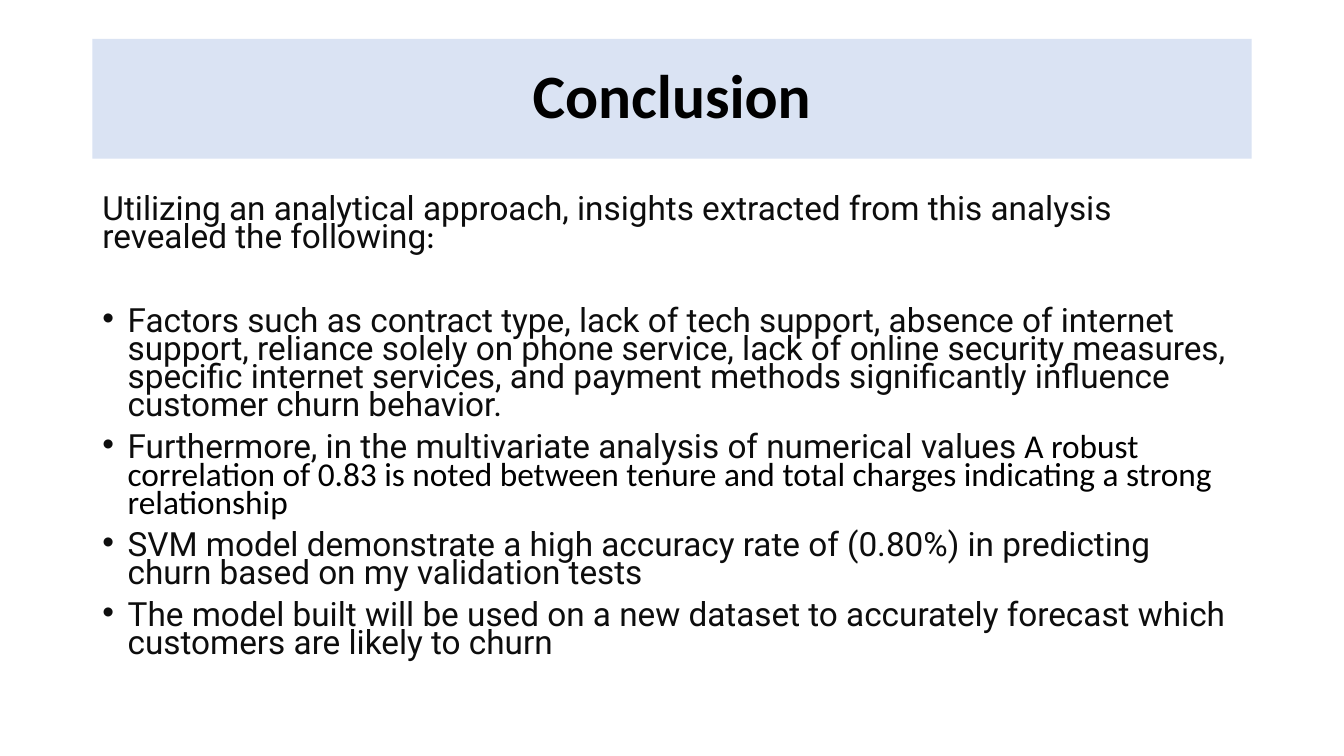
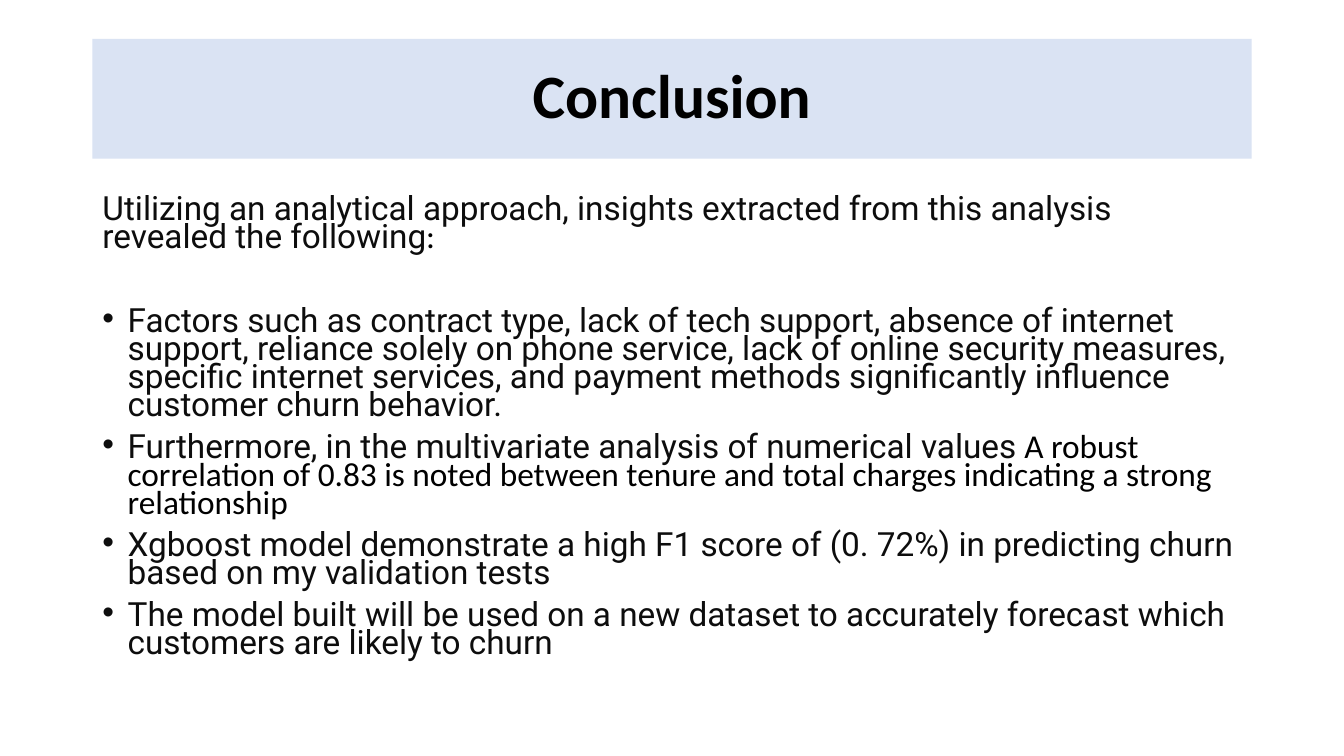
Before and after one commit to Kaothar2/Customer-churn-Prediction, a slide deck: slide 18 of Capstone Project Presentation.pptx. Drawn at 1344x756 pixels with LibreOffice and Linux fonts; fonts in the diff are those of the drawing. Boxes give left, top, right and bottom in pixels: in the first picture for what was removed or moved away, otherwise in the second. Text is boxed around its words. In the diff, an @@ line names an element or a change of style, - is before the commit and + after.

```diff
--- a/Capstone Project Presentation.pptx
+++ b/Capstone Project Presentation.pptx
@@ text at (128,529,1233,591): text changed @@
-• SVM model demonstrate a high accuracy rate of (0.80%) in predicting churn based on my validation tests
+• Xgboost model demonstrate a high F1 score of (0. 72%) in predicting churn based on my validation tests
```
